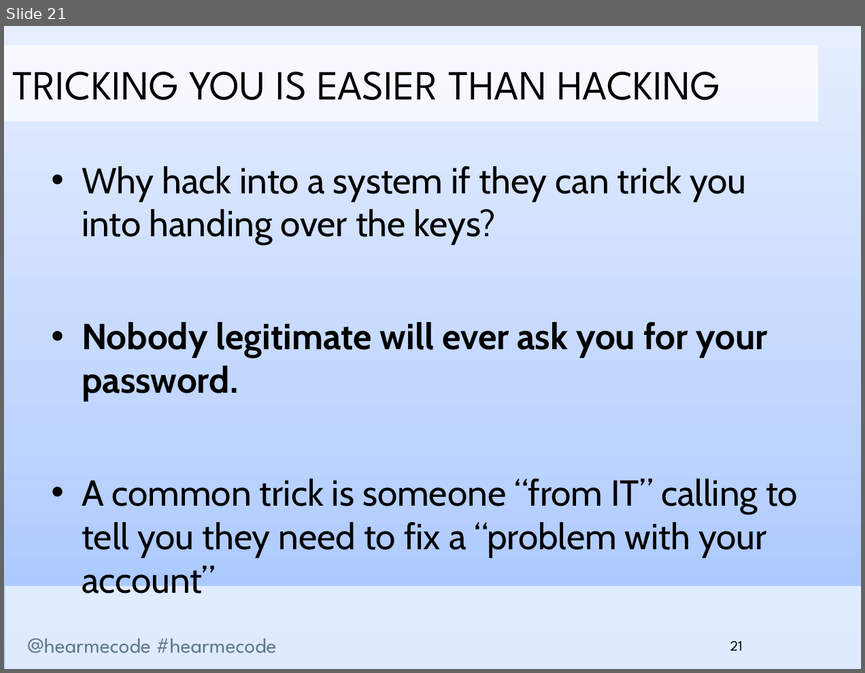
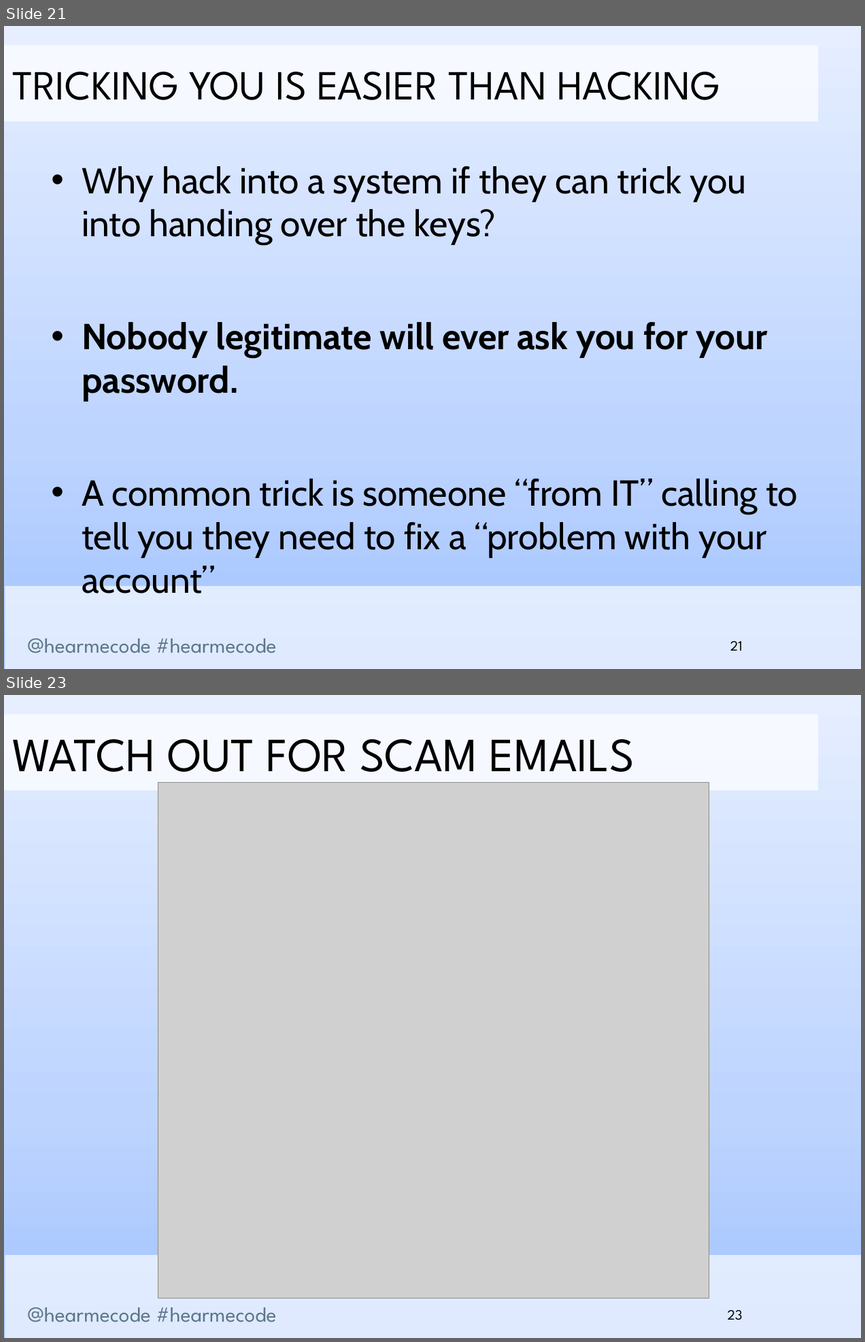
Before and after one commit to hearmecode/slides, a slide deck: Security is for Everyone/Part One/Hear Me Code - Security is for Everyone - Part One.pptx. Shown one above the other, each under a label of ours: slide 21 before the commit, slides 21 and 23 after it; the slides between them are not shown. The pictures are 865x673 and 865x1342 pixels, drawn with LibreOffice and Linux fonts; fonts in the diff are those of the drawing; grey boxes stand for pictures; background and template pictures are left out. Boxes give left, top, right and bottom in pixels: in the first picture for what was removed or moved away, otherwise in the second. Text is boxed around its words. In the diff, an @@ line names an element or a change of style, - is before the commit and + after.

```diff
--- a/Security is for Everyone/Part One/Hear Me Code - Security is for Everyone - Part One.pptx
+++ b/Security is for Everyone/Part One/Hear Me Code - Security is for Everyone - Part One.pptx
@@ slide 23 added at box(4, 695, 861, 1338), background gradient #A2C3FF to #BDD4FF to #E6EEFF; not listed: 2 template elements that a slide beside it also shows @@
@@ rectangle added at box(4, 715, 818, 791), fill #FFFFFF at 70% opacity, 40 pt, text #000000 @@
+WATCH OUT FOR SCAM EMAILS
@@ picture added at box(158, 783, 709, 1298) @@
@@ page number added at box(728, 1310, 742, 1320), 12 pt, text #000000 @@
+23
```
Also in this commit, not shown: 3 slides changed, 4 other slides added, 2 other files.
